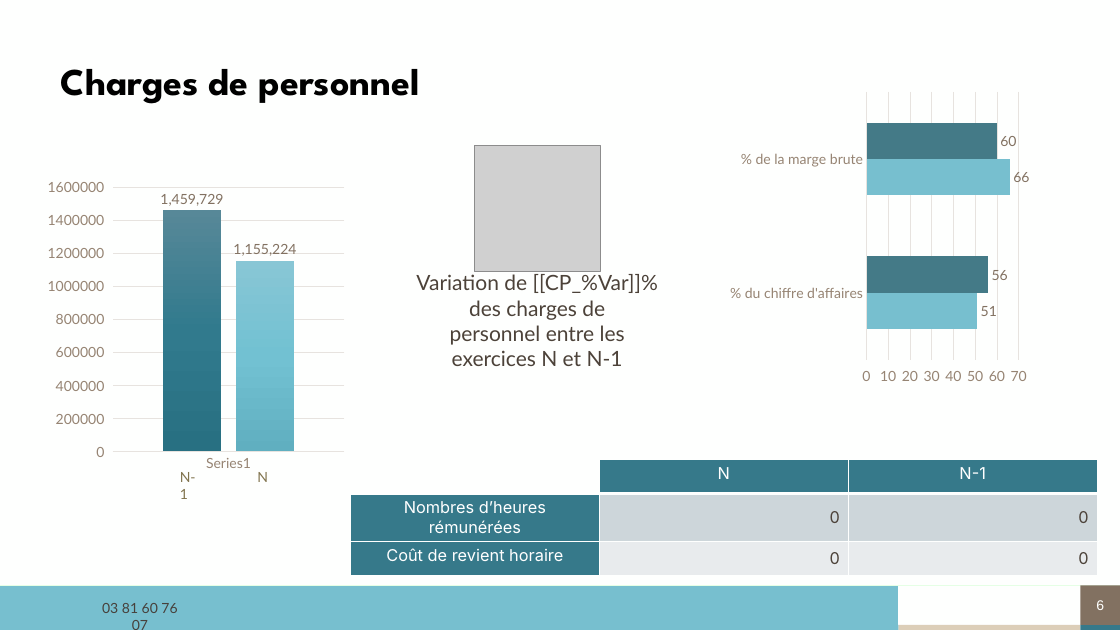
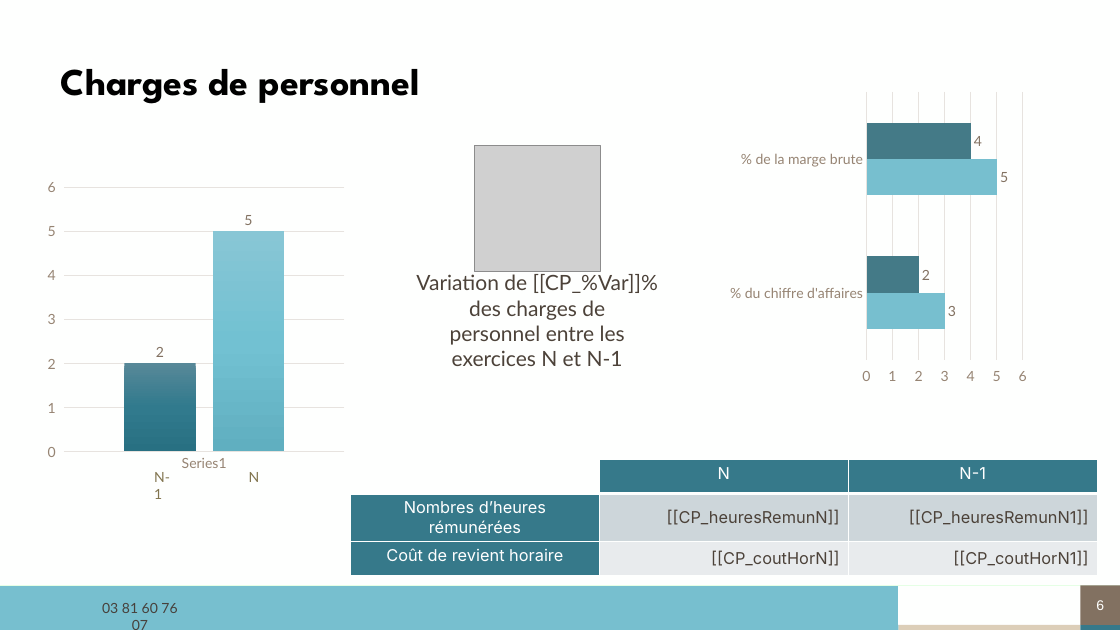
Before and after one commit to ldebouche/Projet1_lettre_fin_de_mission, a slide deck: slide 6 of backend/src/templates/modele_complet.pptm. Drawn at 1120x630 pixels with LibreOffice and Linux fonts; fonts in the diff are those of the drawing; grey boxes stand for pictures; background and template pictures are left out. Boxes give left, top, right and bottom in pixels: in the first picture for what was removed or moved away, otherwise in the second. Text is boxed around its words. In the diff, an @@ line names an element or a change of style, - is before the commit and + after.

```diff
--- a/backend/src/templates/modele_complet.pptm
+++ b/backend/src/templates/modele_complet.pptm
@@ bar chart at (724,86,1033,391) @@
@@ Series 1, % du chiffre d'affaires: 51 to 3 @@
@@ Series 1, % de la marge brute: 66 to 5 @@
@@ Series 2, % du chiffre d'affaires: 56 to 2 @@
@@ Series 2, % de la marge brute: 60 to 4 @@
@@ column chart at (41,173,350,478) @@
@@ Series 1, : 1459729 to 2 @@
@@ Series 2, : 1155224 to 5 @@
@@ text "N-1": place and size @@
-text "N-1" at (180,472,196,499)
+text "N-1" at (154,472,170,499)
@@ text "N": place and size @@
-text "N" at (257,472,268,482)
+text "N" at (249,472,260,482)
@@ table at (350,460,1096,570) @@
-row 2, column 2: 0
+row 2, column 2: [[CP_heuresRemunN]]
-row 2, column 3: 0
+row 2, column 3: [[CP_heuresRemunN1]]
-row 3, column 2: 0
+row 3, column 2: [[CP_coutHorN]]
-row 3, column 3: 0
+row 3, column 3: [[CP_coutHorN1]]
```
Also in this commit, not shown: 3 other slides changed, 3 slides added, 2 slides removed, 12 other files.
